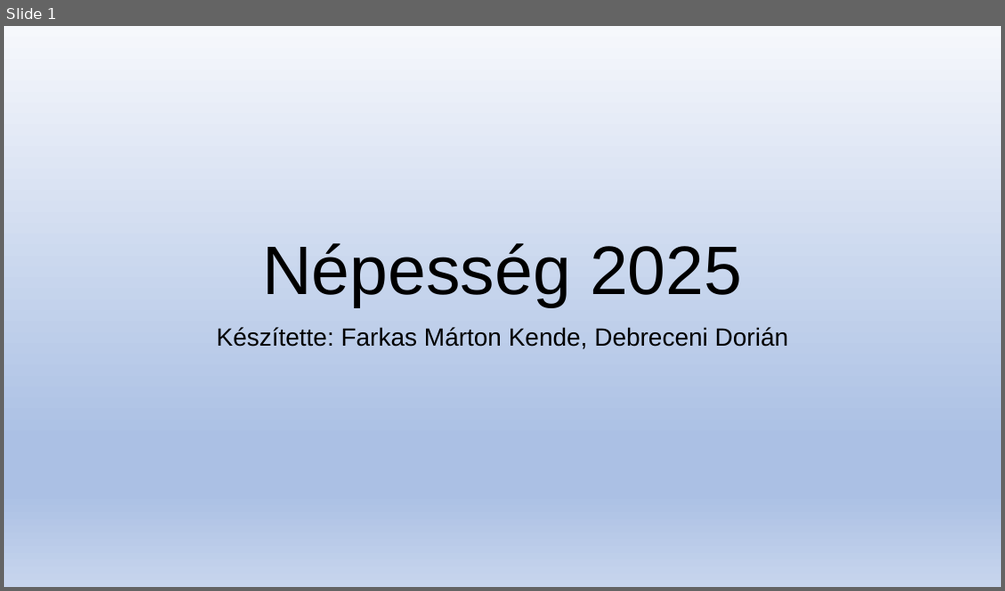
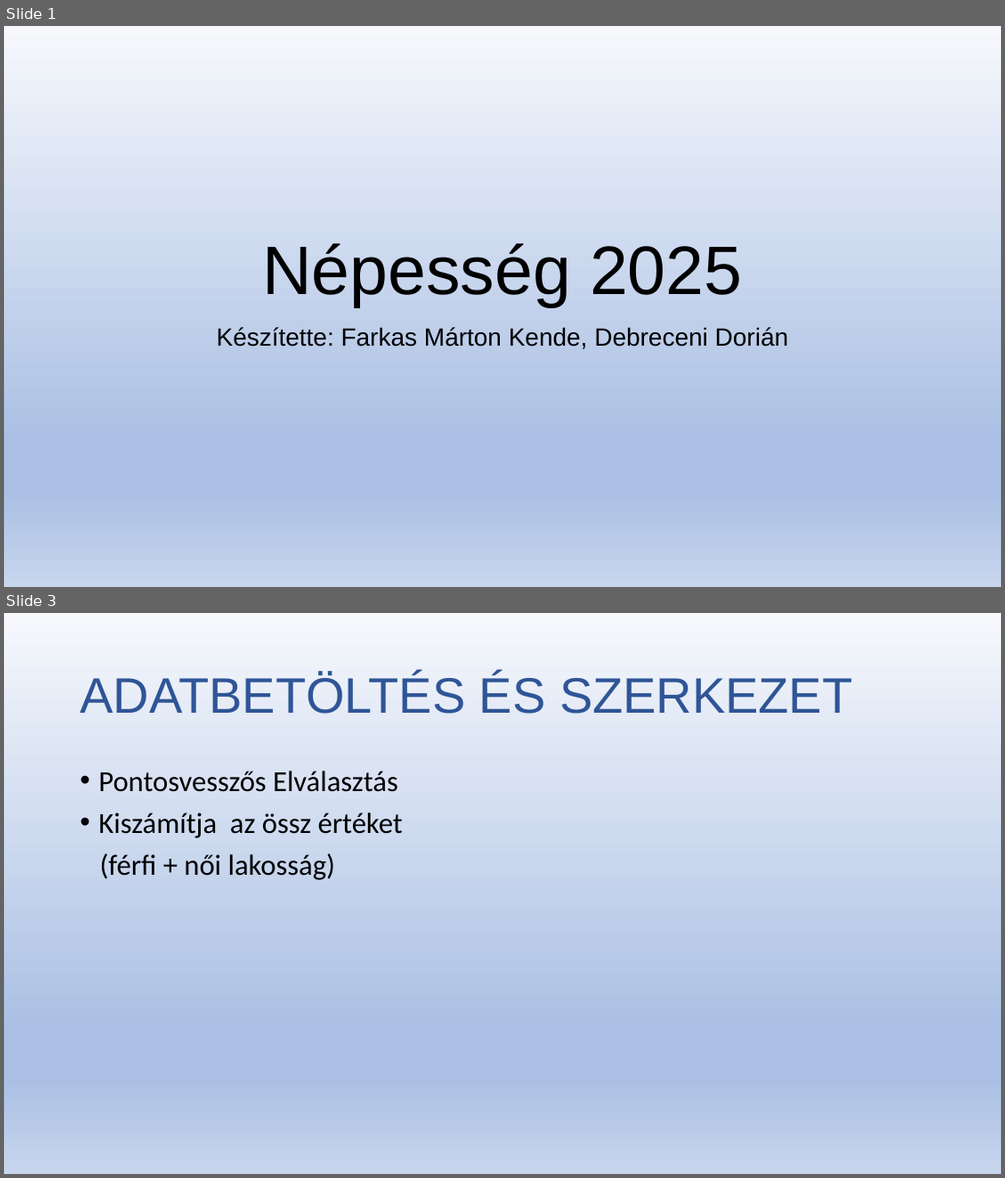
Before and after one commit to Dorian25asd/Lakossag, a slide deck: Népesség 2025.pptx. Shown one above the other, each under a label of ours: slide 1 before the commit, slides 1 and 3 after it; the slides between them are not shown. The pictures are 1005x591 and 1005x1178 pixels, drawn with LibreOffice and Linux fonts; fonts in the diff are those of the drawing. Boxes give left, top, right and bottom in pixels: in the first picture for what was removed or moved away, otherwise in the second. Text is boxed around its words. In the diff, an @@ line names an element or a change of style, - is before the commit and + after.

```diff
--- a/Népesség 2025.pptx
+++ b/Népesség 2025.pptx
@@ slide 3 added at [4, 613, 1001, 1174], background gradient #F6F8FC to #ABC0E4 to #C7D5ED @@
@@ title added at [80, 674, 852, 714], 48 pt, text #2F5597 @@
+ADATBETÖLTÉS ÉS SZERKEZET
@@ text added at [98, 771, 403, 880], 28 pt, text #000000 @@
+• Pontosvesszős Elválasztás
+• Kiszámítja az össz értéket
+(férfi + női lakosság)
```
Also in this commit, not shown: 2 slides changed, 4 slides removed.
